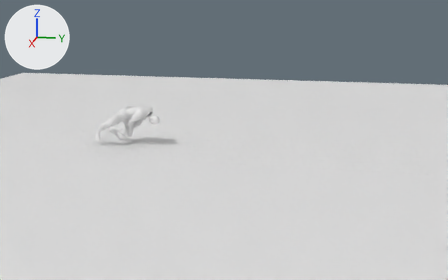
A saved change to the Blender file anim-src/_preview_RollForwardUnarmed.blend.
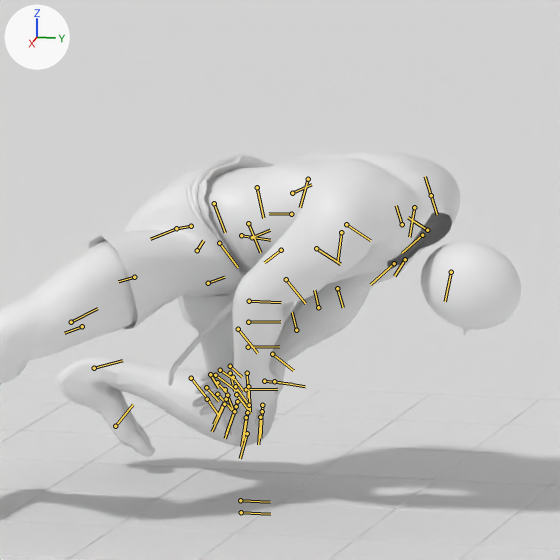
There are two pictures of each version: one whole from a 50 mm camera at (861.8, 371.4, 227.4) aimed at (3.7, 199.8, 12.9), one close up on the part from 23% to 37% of the width and 32% to 53% of the height. Lighting does not change. The marker at upper left points along +X, +Y and +Z. The last two pictures show the newer version. Both versions are drawn at frame 6 of the action 'StepDodgeRollForwardUnarmed'; the numbers are the values there. The bones that change, and the others that lie on the model, are drawn over the model as lines in the close-ups.

Names of what the first close-up shows: 'Cube.003', 'Cube.004', 'Cube.005', 'Cube.015', 'Cube.017', 'Floor', 'HIMBO - Body HP', 'HIMBO - Boxers', 'HIMBO - Feet', 'HIMBO - Hands', 'PreviewHead' and 8 more.
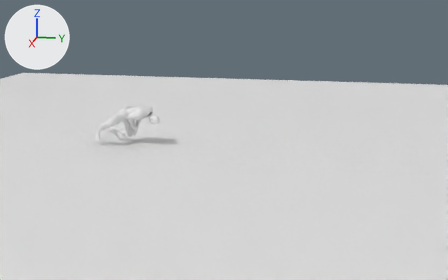
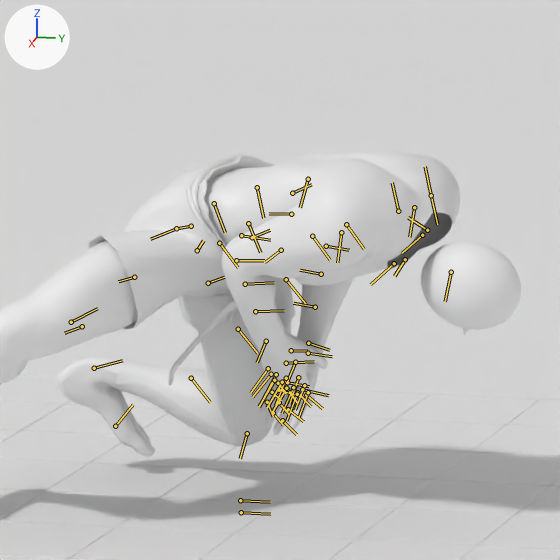
The change, as JSON lines over the scene's bpy script:
```json
{"block": "bone_npc_l_upperarm__luar", "where": "bone_npc_l_upperarm__luar = bpy.data.objects['StepDodge_Skeleton'].pose.bones['NPC L UpperArm [LUar]']  # child of 'NPC L Clavicle [LClv]'"}
{"op": "set", "path": "bone_npc_l_upperarm__luar.rotation_quaternion", "old": "(0.802, -0.523, -0.088, 0.276)", "new": "(0.924, -0.335, -0.141, 0.123)", "note": "degrees (-64, 8, 33) -> degrees (-42, -10, 19)"}
{"block": "bone_npc_l_forearm__llar", "where": "bone_npc_l_forearm__llar = bpy.data.objects['StepDodge_Skeleton'].pose.bones['NPC L Forearm [LLar]']  # child of 'NPC L UpperArm [LUar]'"}
{"op": "set", "path": "bone_npc_l_forearm__llar.rotation_quaternion", "old": "(0.978, 0.211, 0.0, 0.0)", "new": "(0.951, -0.31, 0.0, 0.0)", "note": "degrees (24, 0, 0) -> degrees (-36, 0, 0)"}
{"block": "bone_npc_r_upperarm__ruar", "where": "bone_npc_r_upperarm__ruar = bpy.data.objects['StepDodge_Skeleton'].pose.bones['NPC R UpperArm [RUar]']  # child of 'NPC R Clavicle [RClv]'"}
{"op": "set", "path": "bone_npc_r_upperarm__ruar.rotation_quaternion", "old": "(0.853, -0.441, 0.051, -0.274)", "new": "(0.912, -0.306, 0.183, -0.202)", "note": "degrees (-52, -9, -31) -> degrees (-40, 12, -29)"}
{"block": "bone_npc_r_forearm__rlar", "where": "bone_npc_r_forearm__rlar = bpy.data.objects['StepDodge_Skeleton'].pose.bones['NPC R Forearm [RLar]']  # child of 'NPC R UpperArm [RUar]'"}
{"op": "set", "path": "bone_npc_r_forearm__rlar.rotation_quaternion", "old": "(0.992, -0.129, 0.0, 0.0)", "new": "(0.917, -0.398, 0.0, 0.0)", "note": "degrees (-15, 0, 0) -> degrees (-47, 0, 0)"}
```

What differs and where, as boxes (x1, y1, x2, y2) in the close-ups (560 x 560 px):
```json
{"object": "HIMBO - Body HP", "change": "posed", "before": [0, 150, 461, 446], "after": [0, 150, 460, 446]}
{"object": "HIMBO - Hands", "change": "posed", "before": [192, 328, 306, 426], "after": [245, 311, 335, 435], "on screen": "21% narrower, 26% taller"}
{"bone": "NPC L UpperArm [LUar]", "before": "(431, 195) to (437, 214)", "after": "(431, 195) to (437, 224)"}
{"bone": "NPC L Forearm [LLar]", "before": "(337, 288) to (343, 307)", "after": "(326, 246) to (349, 250)"}
{"bone": "NPC R UpperArm [RUar]", "before": "(346, 224) to (370, 240)", "after": "(346, 224) to (364, 249)"}
{"bone": "NPC R Forearm [RLar]", "before": "(249, 301) to (281, 302)", "after": "(236, 260) to (264, 260)"}
```
